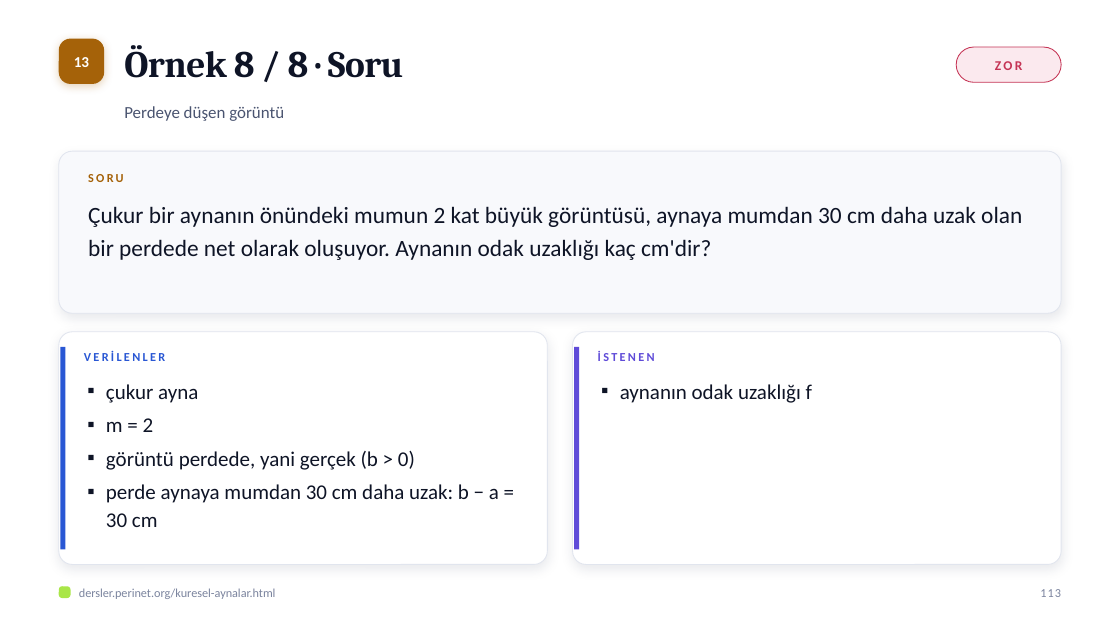
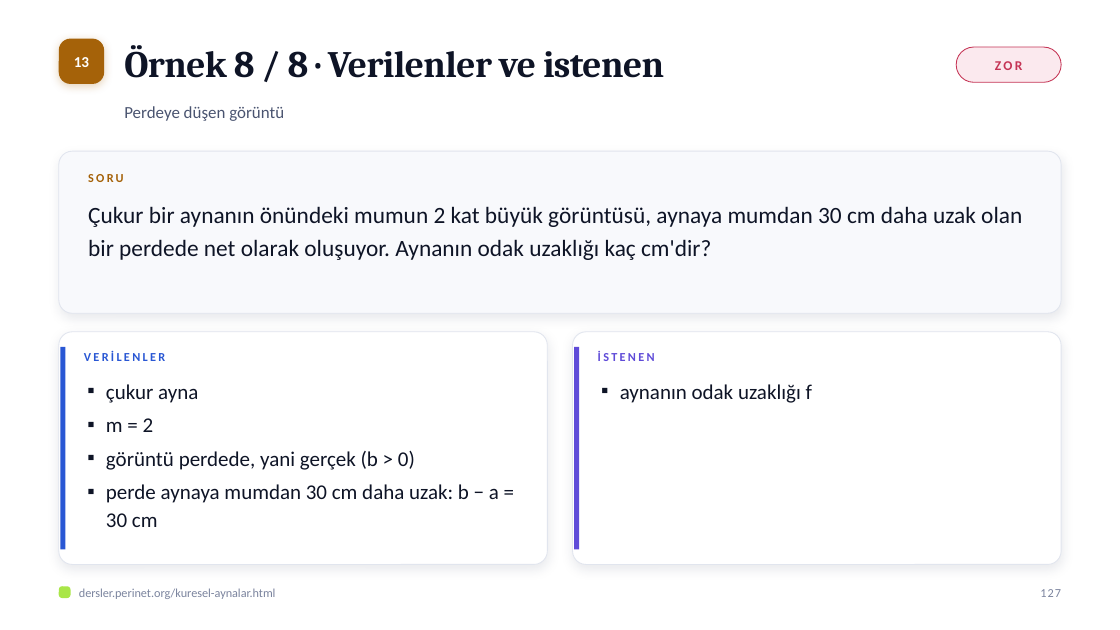
Before and after one commit to elestirmen/dersler, a slide deck: slide 127 of dist/sunum/kuresel-aynalar.pptx (slide 113 before the commit). Drawn at 1120x630 pixels with LibreOffice and Linux fonts; fonts in the diff are those of the drawing. Boxes give left, top, right and bottom in pixels: in the first picture for what was removed or moved away, otherwise in the second. Text is boxed around its words. In the diff, an @@ line names an element or a change of style, - is before the commit and + after.

```diff
--- a/dist/sunum/kuresel-aynalar.pptx
+++ b/dist/sunum/kuresel-aynalar.pptx
@@ text at [124,45,664,78]: text changed @@
-Örnek 8 / 8 · Soru
+Örnek 8 / 8 · Verilenler ve istenen
@@ text at [1040,589,1061,597]: text changed @@
-113
+127
```
Also in this commit, not shown: 120 other slides changed, 14 slides added, 40 other files.
